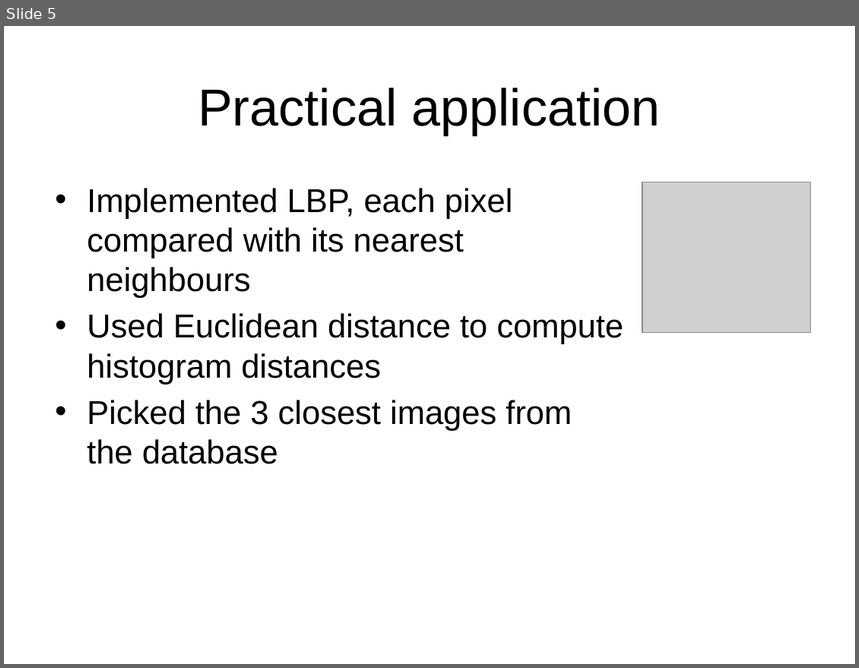
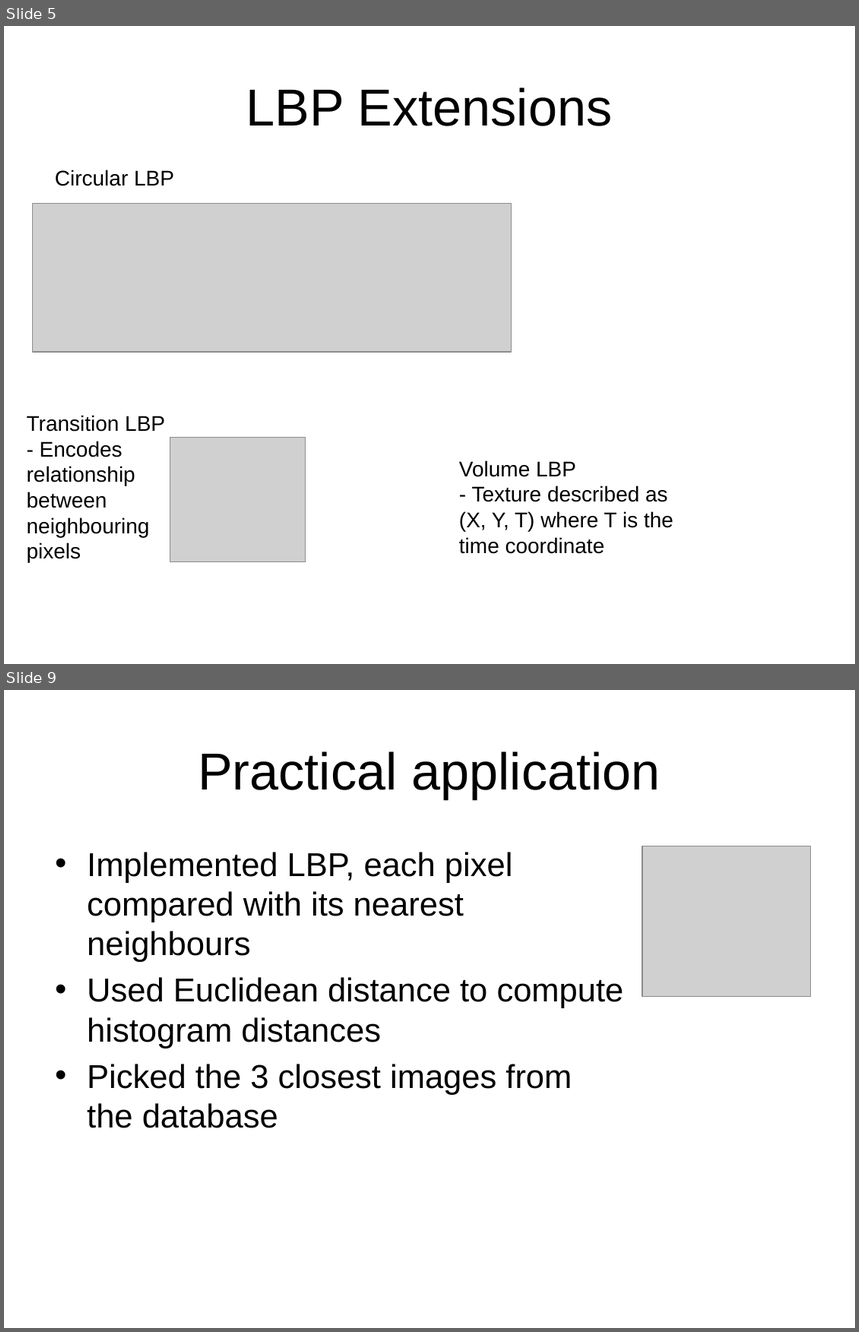
Before and after one commit to StefanSebastian/ImageProcessing, a slide deck: LBPFaceRecognition/Presentation.pptx. Shown one above the other, each under a label of ours: slide 5 before the commit, slides 5 and 9 after it; the slides between them are not shown. The pictures are 859x668 and 859x1332 pixels, drawn with LibreOffice and Linux fonts; fonts in the diff are those of the drawing; grey boxes stand for pictures; background and template pictures are left out. Boxes give left, top, right and bottom in pixels: in the first picture for what was removed or moved away, otherwise in the second. Text is boxed around its words. In the diff, an @@ line names an element or a change of style, - is before the commit and + after.

```diff
--- a/LBPFaceRecognition/Presentation.pptx
+++ b/LBPFaceRecognition/Presentation.pptx
@@ slide 5 added at box(4, 26, 855, 664), background picture (left out) @@
@@ title added at box(246, 88, 613, 126), 44 pt, text #000000 @@
+LBP Extensions
@@ text added at box(55, 170, 174, 186), 18 pt, text #000000 @@
+Circular LBP
@@ picture added at box(32, 203, 510, 352) @@
@@ text added at box(27, 415, 165, 563), 18 pt, text #000000 @@
+Transition LBP
+- Encodes relationship between neighbouring pixels
@@ picture added at box(170, 437, 305, 563) @@
@@ text added at box(459, 461, 674, 554), 18 pt, text #000000 @@
+Volume LBP
+- Texture described as (X, Y, T) where T is the time coordinate
@@ what was slide 5 is now slide 9 @@
```
Also in this commit, not shown: 1 slide changed, 4 other slides added, 8 other files.
